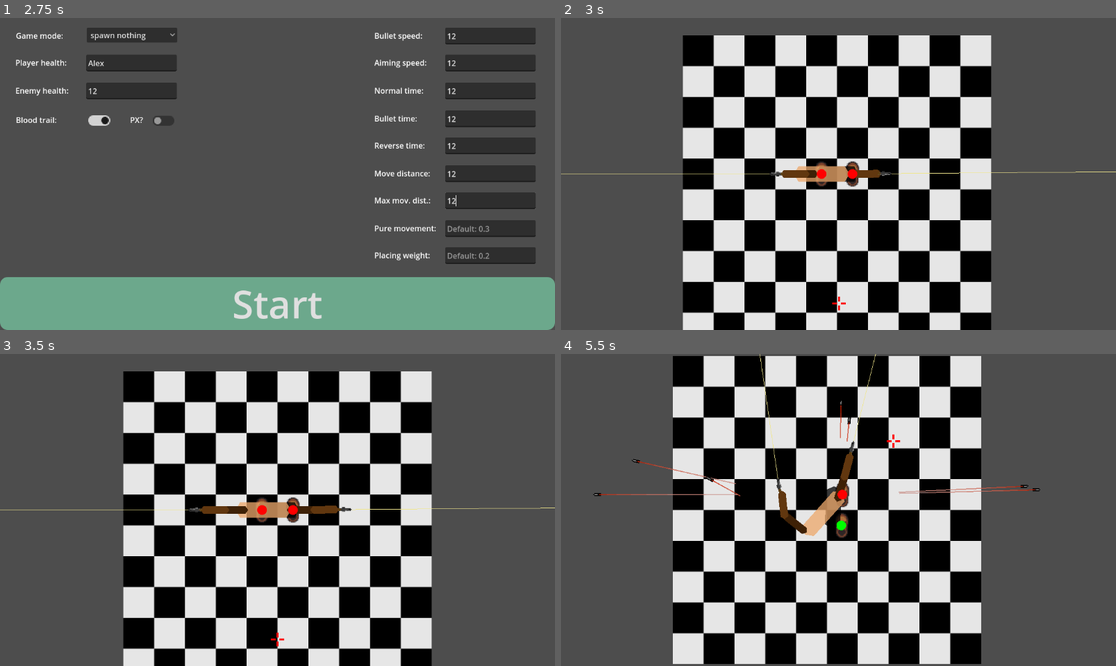
Above: before the commit, frames 1-4 (two rows, left to right).
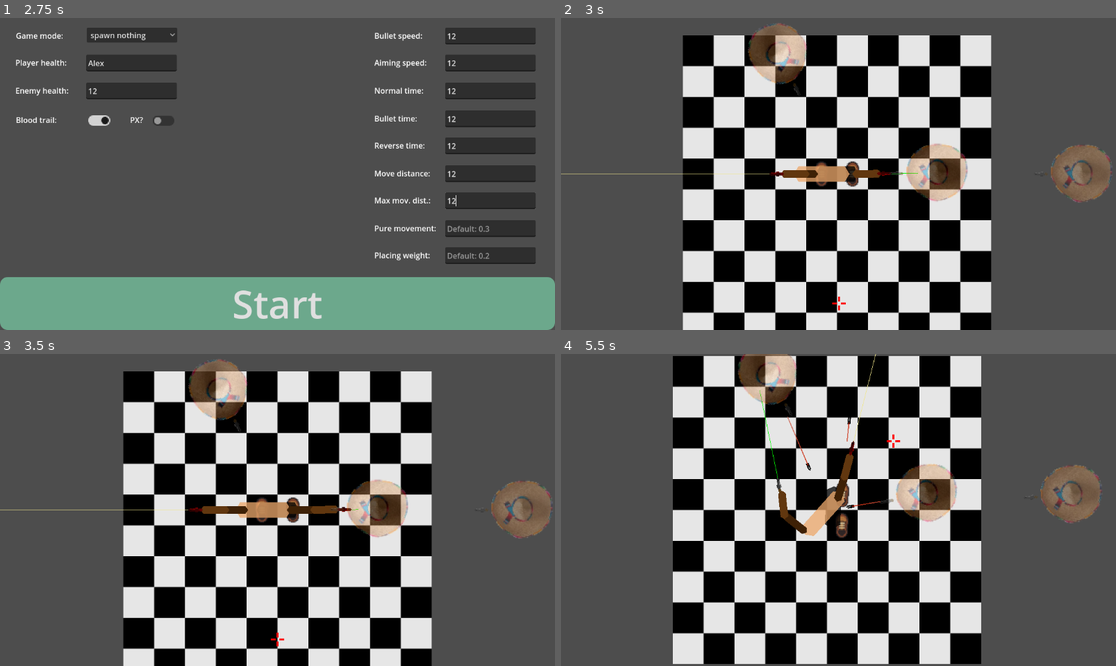
Above: after the commit, the same moments.

Repository: Meatplanter/Kelp_44
Game: Godot game, scene res://main_menu.tscn
Same seed, same stepped clock (60 frames per second), same inputs: the game is played once before the commit and once after it.
Inputs (mouse positions are in pixels of both pictures, inside the frame that each line leads up to):
- Up to frame 1 (2.75 s): click (488, 36) at 0.52 s; type "12" at 0.6 s; click (488, 89) at 0.75 s; type "12" at 0.83 s; click (488, 61) at 0.98 s; type "12" at 1.07 s; click (133, 89) at 1.27 s; type "12" at 1.35 s; click (133, 61) at 1.5 s; type "Alex" at 1.58 s; click (488, 117) at 1.73 s; type "12" at 1.82 s; click (488, 145) at 2.02 s; type "12" at 2.1 s; click (488, 174) at 2.25 s; type "12" at 2.33 s; click (488, 202) at 2.48 s; type "12" at 2.57 s
- Up to frame 2 (3 s): click "Start" at 2.75 s
- Up to frame 3 (3.5 s): no input
- Up to frame 4 (5.5 s): tap Enter at 3.5 s; move the mouse to (960, 494) at 3.52 s; press the mouse at (960, 494) at 3.53 s; hold D (LS_move_right) 3.53-4.28 s; right-click (960, 494) at 3.8 s; move the mouse to (727, 525) at 4.27 s; release the mouse at (727, 525) at 4.28 s; hold X (LS_move_down) 4.28-5.03 s; right-click (727, 525) at 4.35 s; click (727, 525) at 4.55 s; move the mouse to (894, 441) at 5.02 s; hold D (LS_move_right) from 5.03 s (still down); hold M (ChangeMode) from 5.03 s (still down); right-click (894, 441) at 5.3 s

Frame 1 is identical in both runs. In frame 2, 4.8% of the frame differs, in the area x 33-100%, y 1-60%; in frame 3, 4.8%; in frame 4, 5.1%, in the area x 5-98%, y 0-57%.

Commit message:
Fixed mode 2, enemies don't shoot each other

Diff:
--- a/aiming_style_1.gd
+++ b/aiming_style_1.gd
@@ -1,4 +1,7 @@
 extends Node2D
+
+#AimingStlye1: Aim with your mouse.
+#Shoot left gun with left mouse button, right with right mouse button
 
 var target = Vector2.ZERO
 
@@ -7,10 +10,29 @@
 	self.global_position = target
 
 
+func cooldown_color():
+	if %GunLeft:
+		if %GunLeft.cooldown >= 0: %GunLeft/WeaponPivot/Revolver.self_modulate = Color.RED
+		else: %GunLeft/WeaponPivot/Revolver.self_modulate = Color.WHITE
+	if %GunRight:
+		if %GunRight.cooldown >= 0: %GunRight/WeaponPivot/Revolver.self_modulate = Color.RED
+		else: %GunRight/WeaponPivot/Revolver.self_modulate = Color.WHITE
+
+
+
+func _ready():
+	if %GunLeft: %GunLeft.Laser_sights = true
+	if %GunRight: %GunRight.Laser_sights = true
+
 func _process(delta):
 	update_positions()
+	cooldown_color()
 
 
 func _input(event):
-	if event.is_action_pressed("LeftMouse"): WeaponManager.shoot(%GunLeft)
-	if event.is_action_pressed("RightMouse"): WeaponManager.shoot(%GunRight)
+	if event.is_action_pressed("LeftMouse") and %GunLeft.cooldown <= 0:
+		WeaponManager.shoot(%GunLeft)
+		%GunLeft.cooldown = randf_range(0.98,1.02)
+	if event.is_action_pressed("RightMouse") and %GunRight.cooldown <= 0:
+		WeaponManager.shoot(%GunRight)
+		%GunRight.cooldown = randf_range(0.98,1.02)
--- a/enemy.gd
+++ b/enemy.gd
@@ -1,40 +1,19 @@
 extends CharacterBody2D
 
 var health = EnemyManager.enemyHealth
+var firerate = EnemyManager.enemyFirerate
 
-@onready var playerLocation = get_node("/root/Game/CharacterBody2D/CharBody")
-
-# Called when the node enters the scene tree for the first time.
 func _ready() -> void:
 	EnemyManager.register_enemy(self)
-
-
+	firerate = randf_range(firerate*0.75,firerate*1.5)
+	%GunNew.Firerate = firerate
 
 func _process(delta: float) -> void:
-	if EnemyManager.targetEnemyLeft == self && Global.leftCanShoot == true:
-		$Crosshair_greenLeft.show()
-		$CrosshairLeft.hide()
-	elif EnemyManager.targetEnemyLeft == self && Global.leftCanShoot == false:
-		$Crosshair_greenLeft.hide()
-		$CrosshairLeft.show()
-	else:
-		$Crosshair_greenLeft.hide()
-		$CrosshairLeft.hide()
 
-	if EnemyManager.targetEnemyRight == self && Global.rightCanShoot == true:
-		$Crosshair_greenRight.show()
-		$CrosshairRight.hide()
-	elif EnemyManager.targetEnemyRight == self && Global.rightCanShoot == false:
-		$Crosshair_greenRight.hide()
-		$CrosshairRight.show()
-	else:
-		$Crosshair_greenRight.hide()
-		$CrosshairRight.hide()
-
-	look_at(Global.midpoint)
-	var direction = global_position.direction_to(playerLocation.midpoint)
-	if global_position.distance_to(playerLocation.midpoint) > 300:
-		velocity = direction * Global.gameSpeed * 30.0
+	look_at(Movement.midpoint)
+	var direction = global_position.direction_to(Movement.midpoint)
+	if global_position.distance_to(Movement.midpoint) > 300:
+		velocity = direction * TimeManager.gameSpeed * 30.0
 	else:
 		velocity = direction * 0.0
 	move_and_slide()
--- a/enemy.tscn
+++ b/enemy.tscn
@@ -1,15 +1,15 @@
 [gd_scene load_steps=7 format=3 uid="uid://bqhvigu27dsbf"]
 
 [ext_resource type="Script" uid="uid://cey3hoiu0kp28" path="res://enemy.gd" id="1_4gyqm"]
-[ext_resource type="PackedScene" uid="uid://27towt3jaocl" path="res://gun.tscn" id="2_iifgy"]
 [ext_resource type="Texture2D" uid="uid://b7oifqaddjc5d" path="res://Assets/Sombr.png" id="2_qi2p4"]
 [ext_resource type="PackedScene" uid="uid://djlscpladb4be" path="res://crosshair.tscn" id="4_iifgy"]
+[ext_resource type="PackedScene" uid="uid://b6o1fo0ewnjln" path="res://gun_new.tscn" id="5_3yqyl"]
 [ext_resource type="PackedScene" uid="uid://cv6rrvjpkfwc4" path="res://crosshair_green.tscn" id="5_epg4t"]
 
 [sub_resource type="CircleShape2D" id="CircleShape2D_iifgy"]
 radius = 20.0
 
-[node name="Enemy" type="CharacterBody2D"]
+[node name="Enemy" type="CharacterBody2D" groups=["Enemy"]]
 modulate = Color(1, 1, 1, 0.392157)
 script = ExtResource("1_4gyqm")
 metadata/Enemy = true
@@ -21,9 +21,6 @@
 [node name="CollisionShape2D" type="CollisionShape2D" parent="."]
 shape = SubResource("CircleShape2D_iifgy")
 metadata/Enemy = true
-
-[node name="Gun" parent="." instance=ExtResource("2_iifgy")]
-position = Vector2(34, 0)
 
 [node name="CrosshairLeft" parent="." instance=ExtResource("4_iifgy")]
 visible = false
@@ -38,3 +35,7 @@
 [node name="Crosshair_greenRight" parent="." instance=ExtResource("5_epg4t")]
 visible = false
 rotation = 0.785398
+
+[node name="GunNew" parent="." instance=ExtResource("5_3yqyl")]
+unique_name_in_owner = true
+position = Vector2(34, 0)
--- a/enemy_manager.gd
+++ b/enemy_manager.gd
@@ -6,6 +6,7 @@
 var targetEnemyRight = null
 
 var enemyHealth = 2
+var enemyFirerate = 1.0
 
 var maxX = 0
 var minX = 0
--- a/game.tscn
+++ b/game.tscn
@@ -1,8 +1,9 @@
-[gd_scene load_steps=7 format=4 uid="uid://i7ssqk3udw6h"]
+[gd_scene load_steps=8 format=4 uid="uid://i7ssqk3udw6h"]
 
 [ext_resource type="Texture2D" uid="uid://3sssh4smi3wv" path="res://Assets/Resized.png" id="1_e2o6t"]
 [ext_resource type="Script" uid="uid://cxp434ialc278" path="res://game.gd" id="1_fc0e3"]
 [ext_resource type="PackedScene" uid="uid://ctyixwmxls1xf" path="res://rogue_b.tscn" id="3_feb5d"]
+[ext_resource type="PackedScene" uid="uid://bqhvigu27dsbf" path="res://enemy.tscn" id="4_fc0e3"]
 
 [sub_resource type="TileSetAtlasSource" id="TileSetAtlasSource_fc0e3"]
 texture = ExtResource("1_e2o6t")
@@ -46,5 +47,14 @@
 
 [node name="RogueB" parent="." instance=ExtResource("3_feb5d")]
 
+[node name="Enemy" parent="." instance=ExtResource("4_fc0e3")]
+position = Vector2(-44, -126)
+
+[node name="Enemy2" parent="." instance=ExtResource("4_fc0e3")]
+position = Vector2(120, -1)
+
+[node name="Enemy3" parent="." instance=ExtResource("4_fc0e3")]
+position = Vector2(270, 0)
+
 [connection signal="timeout" from="BulletSpawnTime" to="." method="_on_bullet_spawn_time_timeout"]
 [connection signal="timeout" from="SlomoBulletSpawnTime" to="." method="_on_slomo_bullet_spawn_time_timeout"]
--- a/gun_base.gd
+++ b/gun_base.gd
@@ -6,6 +6,11 @@
 
 var cooldown = Firerate
 var canShoot = true
+
+func aiming_at():
+	if %LaserSights.is_colliding():
+		var collider = %LaserSights.get_collider()
+		return collider
 
 
 func _draw():
@@ -30,7 +35,9 @@
 
 func _process(delta):
 	cooldown -= delta * TimeManager.gameSpeed / Firerate
-	if cooldown <= 0:
+
+	if cooldown <= 0 and get_parent().is_in_group("Enemy") and aiming_at() and aiming_at().is_in_group("Player"):
 		cooldown = randf_range(0.98,1.02)
 		WeaponManager.shoot(self)
+
 	queue_redraw()
--- a/project.godot
+++ b/project.godot
@@ -27,6 +27,7 @@
 [global_group]
 
 Enemy=""
+Player=""
 
 [input]
 
--- a/rogue_b.gd
+++ b/rogue_b.gd
@@ -5,6 +5,16 @@
 
 var vecBefore = Vector2.ZERO
 var vecAfter = Vector2.ZERO
+
+#hide arms / aiming mechanism for when you're only dodging bullets
+func hide_arms():
+	$LeftShoulderJoint.hide()
+	$LeftElbowJoint.hide()
+	$RightShoulderJoint.hide()
+	$RightElbowJoint.hide()
+	%GunRight.hide()
+	%GunLeft.hide()
+	%AimingStyle1.hide()
 
 #other shoe based on current
 func other_shoe(body: Node2D):
@@ -176,6 +186,7 @@
 func _ready():
 	vecBefore = Movement.orientation
 	vecAfter = Movement.orientation
+	if Global.gameMode == 0: hide_arms()
 
 
 func _process(delta):
--- a/rogue_b.tscn
+++ b/rogue_b.tscn
@@ -5,6 +5,7 @@
 [ext_resource type="Script" uid="uid://cefdsbs03kmvy" path="res://left_shoe.gd" id="3_bjt74"]
 [ext_resource type="Texture2D" uid="uid://mhadgvm6kalh" path="res://Assets/Shoe.png" id="3_mpt7r"]
 [ext_resource type="Script" uid="uid://c685n3bo15euj" path="res://right_shoe.gd" id="5_7fc62"]
+[ext_resource type="Script" uid="uid://ci5jyfcx2bkuv" path="res://shoulder_shape.gd" id="6_t0gij"]
 [ext_resource type="Script" uid="uid://bw2kcvbt4evcb" path="res://shoulder_polygon.gd" id="7_e3tf4"]
 [ext_resource type="Script" uid="uid://bfrfmnvcxdukh" path="res://camera_2d_new.gd" id="7_y7bk3"]
 [ext_resource type="Script" uid="uid://g7fnkyhbdemq" path="res://hp_left.gd" id="8_e3tf4"]
@@ -14,9 +15,6 @@
 [ext_resource type="PackedScene" uid="uid://c5nunyagwdk5f" path="res://pause_menu.tscn" id="10_t0gij"]
 [ext_resource type="PackedScene" uid="uid://ct4uhithfj3kk" path="res://level_up_screen.tscn" id="11_qhx67"]
 
-[sub_resource type="CircleShape2D" id="CircleShape2D_m64x7"]
-radius = 7.0
-
 [sub_resource type="CapsuleShape2D" id="CapsuleShape2D_bjt74"]
 radius = 6.0
 height = 26.0
@@ -25,21 +23,13 @@
 radius = 8.0
 height = 48.0
 
-[node name="RogueB" type="CharacterBody2D"]
+[node name="RogueB" type="CharacterBody2D" groups=["Player"]]
 visibility_layer = 2
 script = ExtResource("1_67mbl")
 metadata/Player = true
 
-[node name="TargetNode" type="Marker2D" parent="."]
-visible = false
-position = Vector2(24, -49)
-
-[node name="TargetCollisionArea" type="Area2D" parent="TargetNode" groups=["Enemy"]]
-
-[node name="CollisionShape2D" type="CollisionShape2D" parent="TargetNode/TargetCollisionArea"]
-shape = SubResource("CircleShape2D_m64x7")
-
 [node name="DebuggingNode" type="Node2D" parent="."]
+visible = false
 z_index = 999
 script = ExtResource("2_bjt74")
 
@@ -86,11 +76,12 @@
 position = Vector2(2.98023e-08, 0)
 scale = Vector2(0.75, 1)
 
-[node name="ShoulderShape" type="CharacterBody2D" parent="."]
+[node name="ShoulderShape" type="CharacterBody2D" parent="." groups=["Player"]]
 unique_name_in_owner = true
 position = Vector2(2.98023e-08, 0)
 collision_layer = 3
 collision_mask = 3
+script = ExtResource("6_t0gij")
 
 [node name="ShoulderPolygon" type="Polygon2D" parent="ShoulderShape"]
 unique_name_in_owner = true
@@ -152,11 +143,9 @@
 
 [node name="GunRight" parent="." instance=ExtResource("8_m64x7")]
 unique_name_in_owner = true
-Laser_sights = true
 
 [node name="GunLeft" parent="." instance=ExtResource("8_m64x7")]
 unique_name_in_owner = true
-Laser_sights = true
 
 [node name="AimingStyle1" parent="." instance=ExtResource("8_t0gij")]
 unique_name_in_owner = true
--- a/shoulder_polygon.gd
+++ b/shoulder_polygon.gd
@@ -159,8 +159,6 @@
 	#right elbow
 	chase_joint($"../../RightElbow",$"../../RightElbowJoint",0.04)
 	right_joint_rotation($"../../RightElbowJoint",target,elbowSpeed * rightElbowSpeedModifier,-($"../../RightShoulderJoint".rotation-deg_to_rad(Movement.cumulativeAngle)-PI*0.4),$"../../RightShoulderJoint".rotation-deg_to_rad(Movement.cumulativeAngle))
-	#lower_right_elbow($"../RightElbow",%RightBiceps,target)
-
 
 	#For calculating the rotational direction (minus values means turning left, plus values means turning right)
 	var RAangleAfter = find_angle_between($"../../LeftShoulder",$"../../RightShoulder",%GunRight)
@@ -169,7 +167,6 @@
 	var LAangleAfter = find_angle_between($"../../RightShoulder",$"../../LeftShoulder",%GunLeft)
 	var LBangleAfter = find_angle_between($"../../RightShoulder",$"../../LeftShoulder",$"../../LeftElbow")
 	var LEangleAfter = find_angle_between($"../../LeftShoulder",$"../../LeftElbow",%GunLeft)
-
 	var RAdiff = RAangleAfter - RAangleBefore
 	var RBdiff = RBangleAfter - RBangleBefore
 	var REdiff = REangleAfter - REangleBefore
@@ -188,6 +185,3 @@
 	else: rightElbowSpeedModifier = 1.0
 	if LAdiff < 0 and LBdiff < 1: leftElbowSpeedModifier = 0.5
 	else: leftElbowSpeedModifier = 1.0
-
-func take_damage():
-	Global.playerHealth -= 1
--- /dev/null
+++ b/shoulder_shape.gd
@@ -0,0 +1,4 @@
+extends CharacterBody2D
+
+func take_damage():
+	Global.playerHealth -= 1
Not shown, added: shoulder_shape.gd.uid
